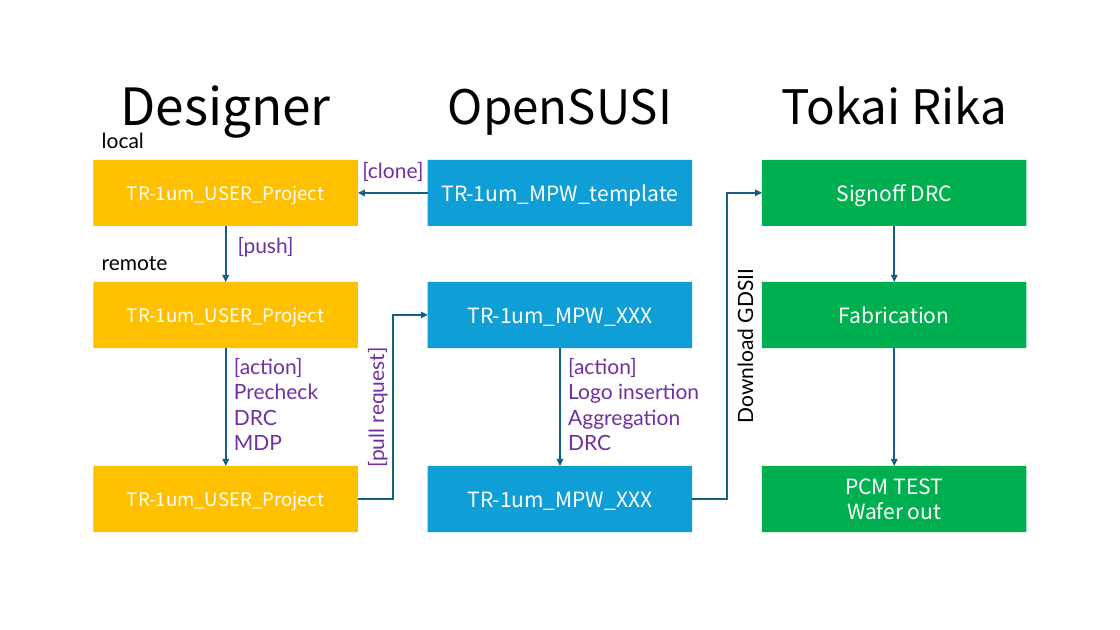
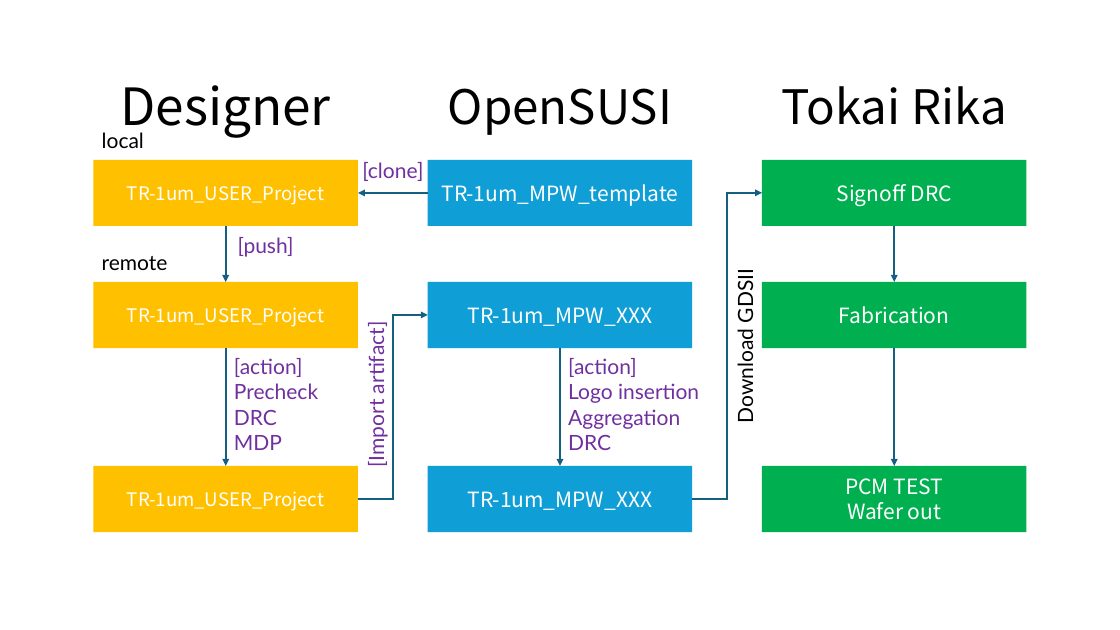
Before and after one commit to H-Ojiro/TR-1um, a slide deck: slide 14 of Document/TR-1um_DRC_summary.pptx. Drawn at 1120x630 pixels with LibreOffice and Linux fonts; fonts in the diff are those of the drawing. Boxes give left, top, right and bottom in pixels: in the first picture for what was removed or moved away, otherwise in the second. Text is boxed around its words. In the diff, an @@ line names an element or a change of style, - is before the commit and + after.

```diff
--- a/Document/TR-1um_DRC_summary.pptx
+++ b/Document/TR-1um_DRC_summary.pptx
@@ text at box(363, 328, 388, 465): text changed @@
-[pull request]
+[Import artifact]
```
Also in this commit, not shown: 9 other slides changed, 4 other files.
